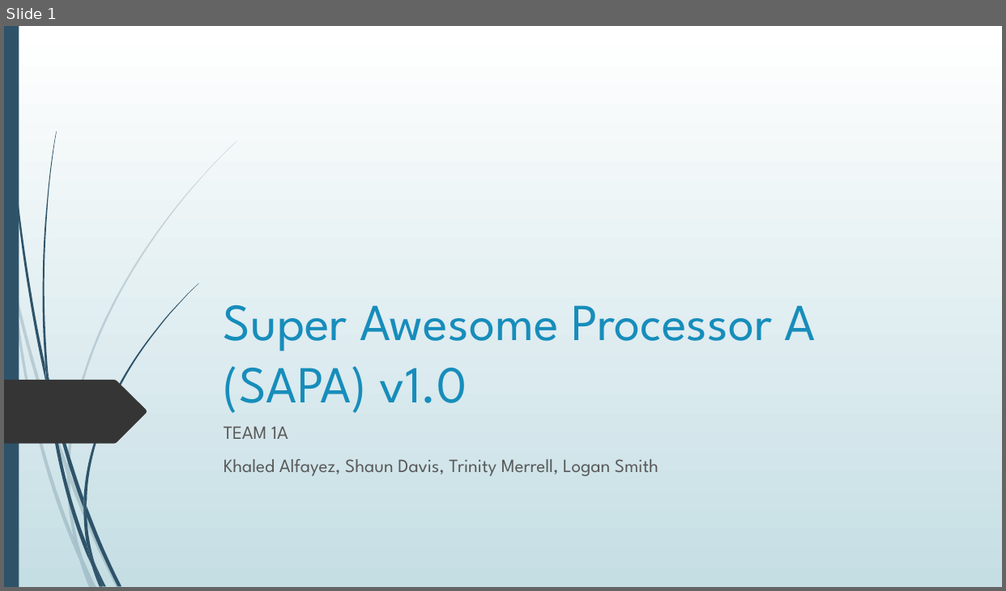
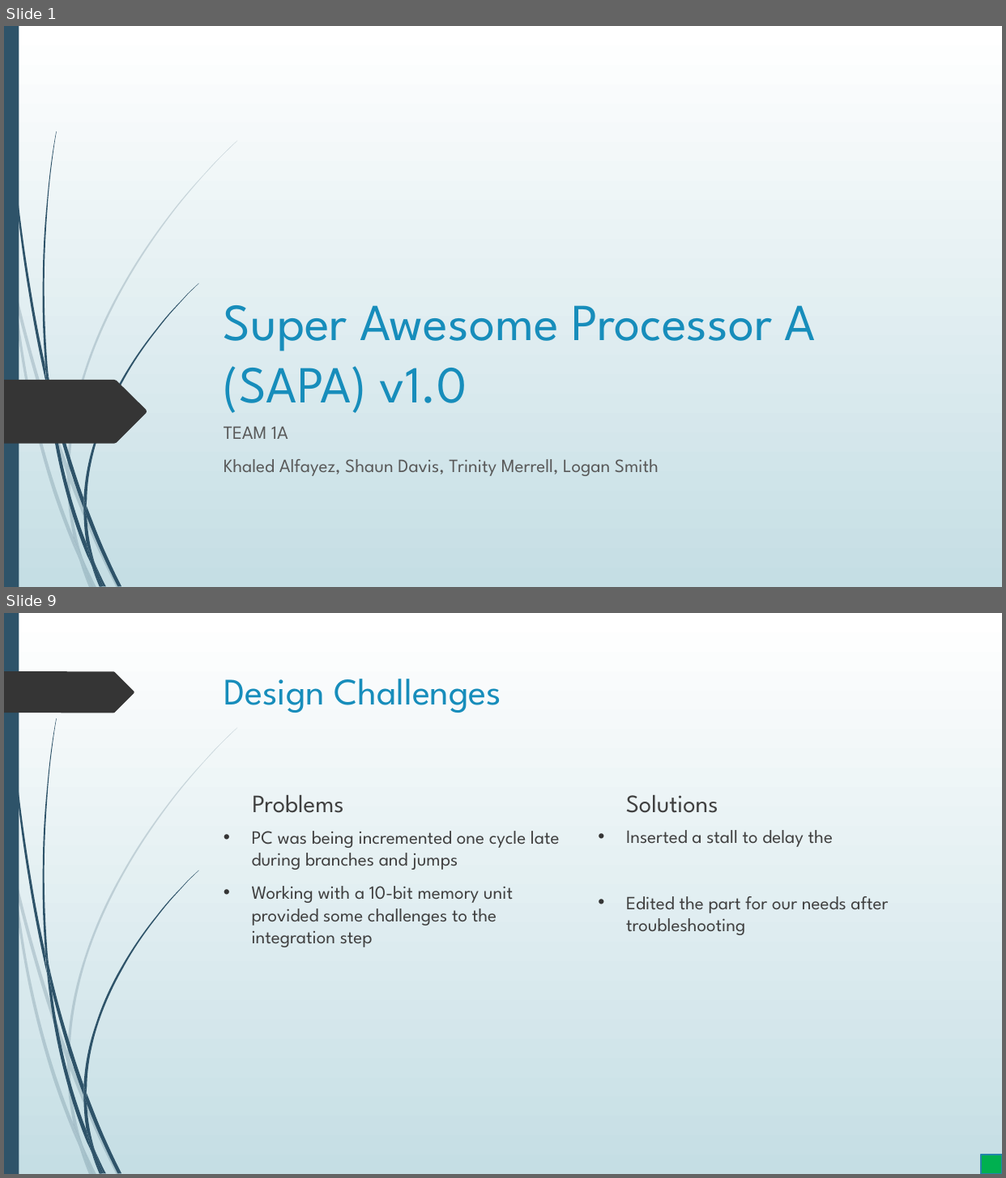
Before and after one commit to merreltc/16-Bit-Processor, a slide deck: FinalReport/FinalPresentation-Working.pptx. Shown one above the other, each under a label of ours: slide 1 before the commit, slides 1 and 9 after it; the slides between them are not shown. The pictures are 1006x591 and 1006x1178 pixels, drawn with LibreOffice and Linux fonts; fonts in the diff are those of the drawing. Boxes give left, top, right and bottom in pixels: in the first picture for what was removed or moved away, otherwise in the second. Text is boxed around its words. In the diff, an @@ line names an element or a change of style, - is before the commit and + after.

```diff
--- a/FinalReport/FinalPresentation-Working.pptx
+++ b/FinalReport/FinalPresentation-Working.pptx
@@ slide 9 added at (x1=4, y1=613, x2=1002, y2=1174), background gradient #FFFFFF to #C5DEE5; not listed: 23 template elements that a slide beside it also shows @@
@@ freeform shape added at (x1=4, y1=671, x2=134, y2=713), fill #353535 @@
@@ title added at (x1=224, y1=679, x2=501, y2=713), 36 pt, text #178DBB @@
+Design Challenges
@@ text added at (x1=252, y1=795, x2=343, y2=813), 24 pt, text #404040 @@
+Problems
@@ text added at (x1=626, y1=795, x2=718, y2=813), 24 pt, text #404040 @@
+Solutions
@@ text added at (x1=252, y1=831, x2=560, y2=948), 18 pt, text #404040 @@
+• PC was being incremented one cycle late during branches and jumps
+• Working with a 10-bit memory unit provided some challenges to the integration step
@@ text added at (x1=626, y1=830, x2=888, y2=935), 18 pt, text #404040 @@
+• Inserted a stall to delay the
+• Edited the part for our needs after troubleshooting
@@ rectangle added at (x1=981, y1=1155, x2=1002, y2=1174), fill #00B050, outline #2485AA 1.25 pt @@
```
Also in this commit, not shown: 5 slides changed, 5 other slides added.
